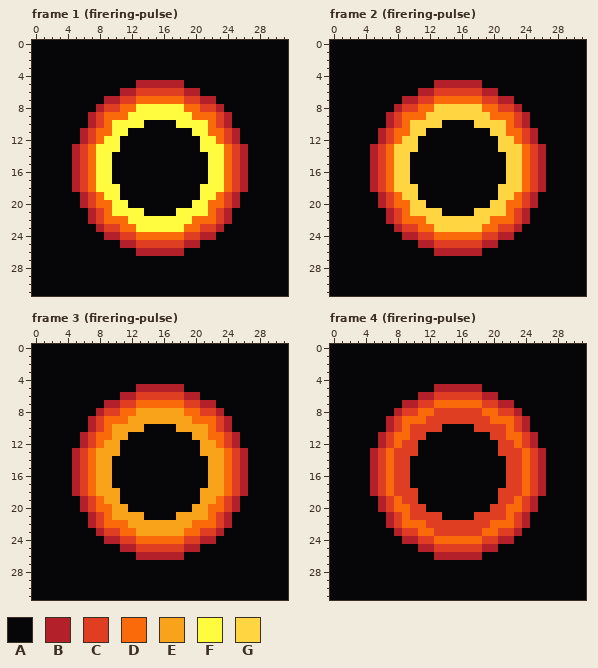
Two states of a pixel-art file, src/assets/enemies/firering/firering.aseprite. Above: the version before the commit.
32x32 pixels, 8 frames. Shown: frame 1 (firering-pulse), frame 2 (firering-pulse), frame 3 (firering-pulse), frame 4 (firering-pulse). The commit also changed other frames, which this record leaves out.
Palette (. is transparent): A #060608  B #b4202a  C #df3e23  D #fa6a0a  E #f9a31b  F #fffc40  G #ffd541
After:
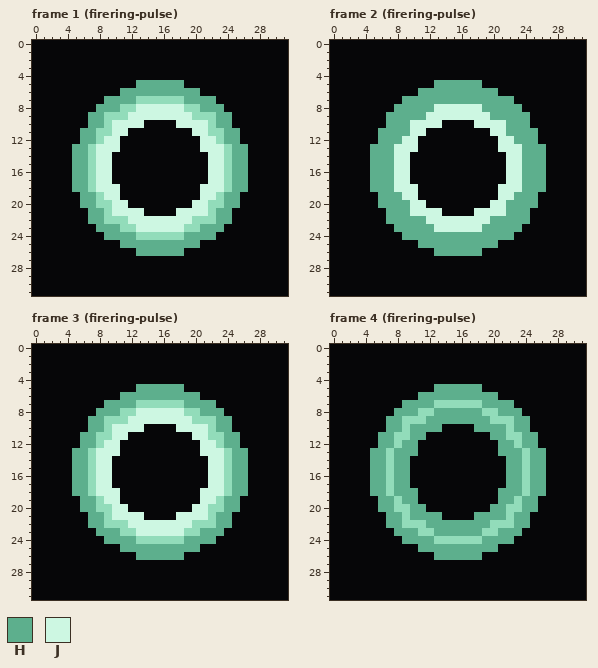
Colours new in this view: H #5daf8d  J #cdf7e2
Difference:
colour D: #fa6a0a -> #92dcba
Changed rows in their new state; - is a pixel that keeps its letter.
Frame 1 (firering-pulse), layers "Layer 3", "Layer 2", "Layer 1":
first column x 5:
 5 --------HHHHHH--------
 6 ------HHHHHHHHHH------
 7 ----HHHH------HHHH----
 8 ---HHH--JJJJJJ--HHH---
 9 --HH---JJJJJJJJ---HH--
10 --HH-JJJJ----JJJJ-HH--
11 -HH--JJ--------JJ--HH-
12 -HH-JJ----------JJ-HH-
13 HH-JJJ----------JJJ-HH
14 HH-JJ------------JJ-HH
15 HH-JJ------------JJ-HH
16 HH-JJ------------JJ-HH
17 HH-JJ------------JJ-HH
18 HH-JJJ----------JJJ-HH
19 -HH-JJ----------JJ-HH-
20 -HH--JJ--------JJ--HH-
21 --HH-JJJJ----JJJJ-HH--
22 --HH---JJJJJJJJ---HH--
23 ---HHH--JJJJJJ--HHH---
24 ----HHHH------HHHH----
25 ------HHHHHHHHHH------
26 --------HHHHHH--------
Frame 2 (firering-pulse), layers "Layer 3", "Layer 2", "Layer 1":
first column x 5:
 5 --------HHHHHH--------
 6 ------HHHHHHHHHH------
 7 ----HHHHHHHHHHHHHH----
 8 ---HHHHHJJJJJJHHHHH---
 9 --HHHHHJJJJJJJJHHHHH--
10 --HHHJJJJ----JJJJHHH--
11 -HHHHJJ--------JJHHHH-
12 -HHHJJ----------JJHHH-
13 HHHJJJ----------JJJHHH
14 HHHJJ------------JJHHH
15 HHHJJ------------JJHHH
16 HHHJJ------------JJHHH
17 HHHJJ------------JJHHH
18 HHHJJJ----------JJJHHH
19 -HHHJJ----------JJHHH-
20 -HHHHJJ--------JJHHHH-
21 --HHHJJJJ----JJJJHHH--
22 --HHHHHJJJJJJJJHHHHH--
23 ---HHHHHJJJJJJHHHHH---
24 ----HHHHHHHHHHHHHH----
25 ------HHHHHHHHHH------
26 --------HHHHHH--------
Frame 3 (firering-pulse), layers "Layer 3", "Layer 2", "Layer 1": the same change as frame 1 (firering-pulse)
Frame 4 (firering-pulse), layers "Layer 3", "Layer 2", "Layer 1":
first column x 5:
 5 --------HHHHHH--------
 6 ------HHHHHHHHHH------
 7 ----HHHH------HHHH----
 8 ---HHH--HHHHHH--HHH---
 9 --HH---HHHHHHHH---HH--
10 --HH-HHHH----HHHH-HH--
11 -HH--HH--------HH--HH-
12 -HH-HH----------HH-HH-
13 HH-HHH----------HHH-HH
14 HH-HH------------HH-HH
15 HH-HH------------HH-HH
16 HH-HH------------HH-HH
17 HH-HH------------HH-HH
18 HH-HHH----------HHH-HH
19 -HH-HH----------HH-HH-
20 -HH--HH--------HH--HH-
21 --HH-HHHH----HHHH-HH--
22 --HH---HHHHHHHH---HH--
23 ---HHH--HHHHHH--HHH---
24 ----HHHH------HHHH----
25 ------HHHHHHHHHH------
26 --------HHHHHH--------
